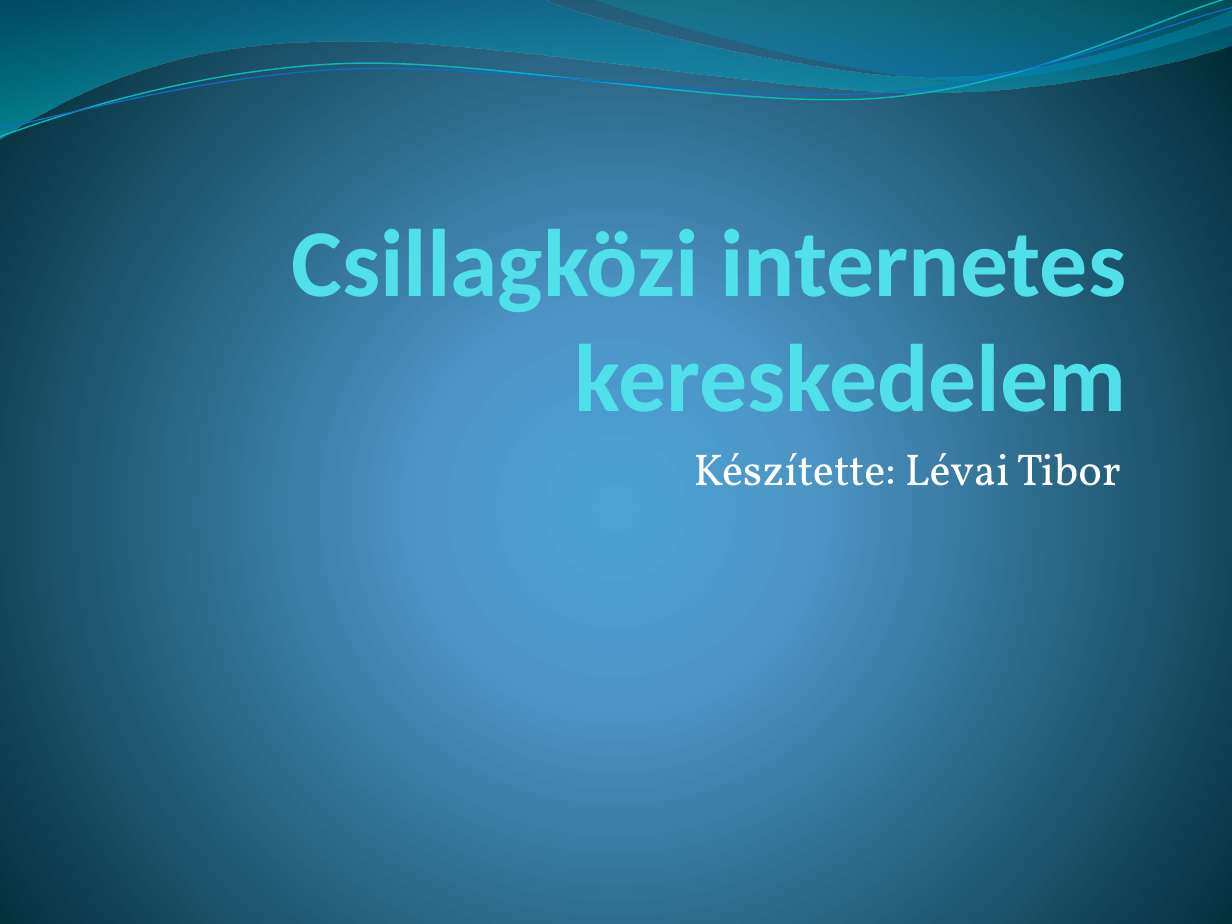
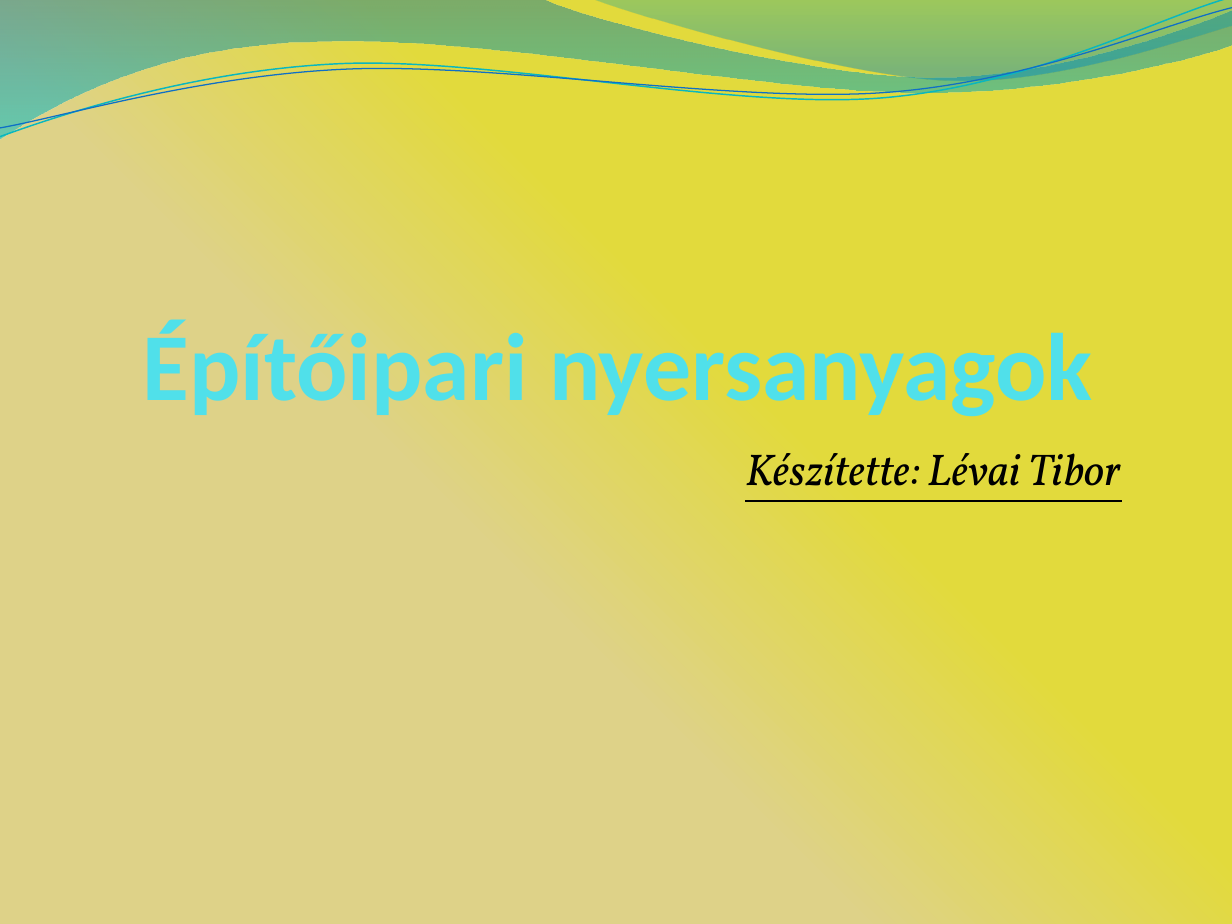
Before and after one commit to ProFreshCash/mobilfrontendanyagok, a slide deck: slide 1 of Varbirone_vedes_minta.pptx. Drawn at 1232x924 pixels with LibreOffice and Linux fonts; fonts in the diff are those of the drawing. Boxes give left, top, right and bottom in pixels: in the first picture for what was removed or moved away, otherwise in the second. Text is boxed around its words. In the diff, an @@ line names an element or a change of style, - is before the commit and + after.

```diff
--- a/Varbirone_vedes_minta.pptx
+++ b/Varbirone_vedes_minta.pptx
@@ background gradient #4AA0D6 to #4C98C7 to #002C38 to gradient #DED288 to #E2DA3C @@
@@ title at [143,320,1093,416]: text changed @@
-Csillagközi internetes kereskedelem
+Építőipari nyersanyagok
@@ subtitle "Készítette: Lévai Tibor" at [745,453,1121,502]: text colour #FFFFFF to #000000, italic on, underline on @@
```
Also in this commit, not shown: 5 other slides changed, 1 other file.
